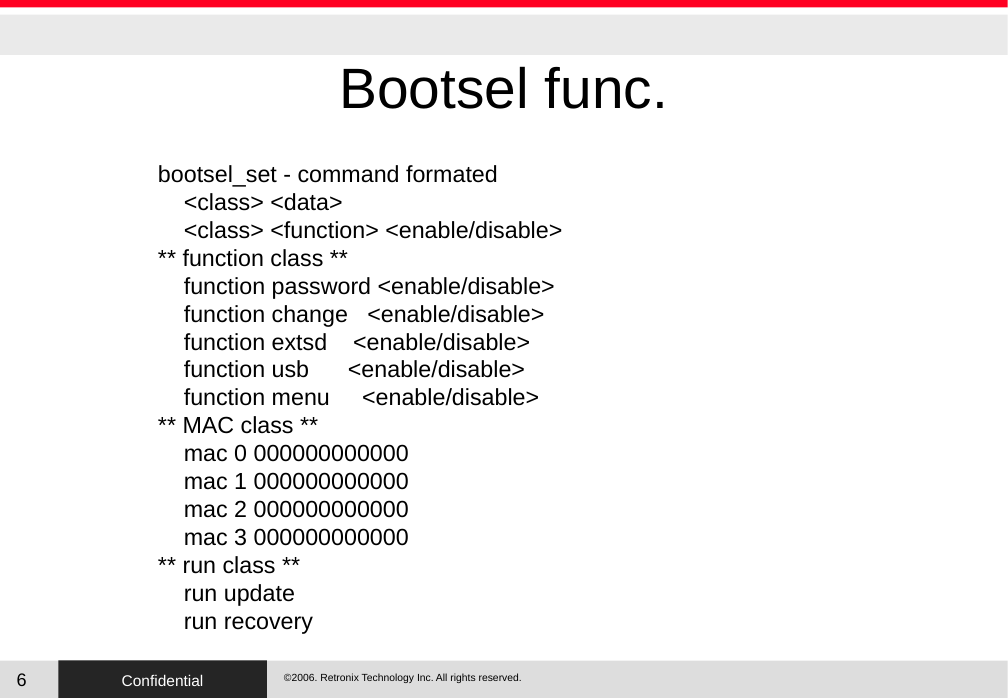
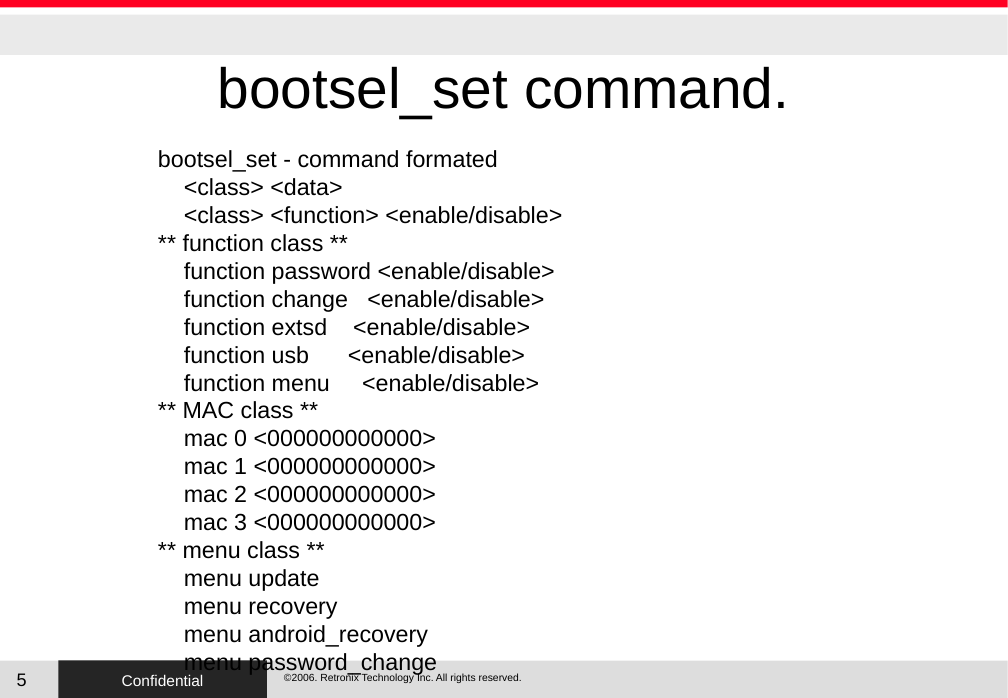
Before and after one commit to RetronixTechInc/u-boot-rtx, a slide deck: slide 5 of RTX/uboot.odp (slide 6 before the commit). Drawn at 1008x698 pixels with LibreOffice and Linux fonts; fonts in the diff are those of the drawing; background and template pictures are left out. Boxes give left, top, right and bottom in pixels: in the first picture for what was removed or moved away, otherwise in the second. Text is boxed around its words. In the diff, an @@ line names an element or a change of style, - is before the commit and + after.

```diff
--- a/RTX/uboot.odp
+++ b/RTX/uboot.odp
@@ title at [218, 66, 789, 118]: text changed @@
-Bootsel func.
+bootsel_set command.
@@ text "bootsel_set - command formated": place and size @@
-text "bootsel_set - command formated" at [158, 165, 562, 634]
+text "bootsel_set - command formated" at [158, 150, 562, 675]
@@ text at [183, 429, 437, 675]: text changed @@
-mac 0 000000000000
-mac 1 000000000000
-mac 2 000000000000
-mac 3 000000000000
-** run class **
-run update
-run recovery
+mac 0 <000000000000>
+mac 1 <000000000000>
+mac 2 <000000000000>
+mac 3 <000000000000>
+** menu class **
+menu update
+menu recovery
+menu android_recovery
+menu password_change
@@ page number at [17, 673, 27, 686]: text changed @@
-6
+5
```
Also in this commit, not shown: 9 other slides changed, 6 slides added, 5 slides removed, 27 other files.
